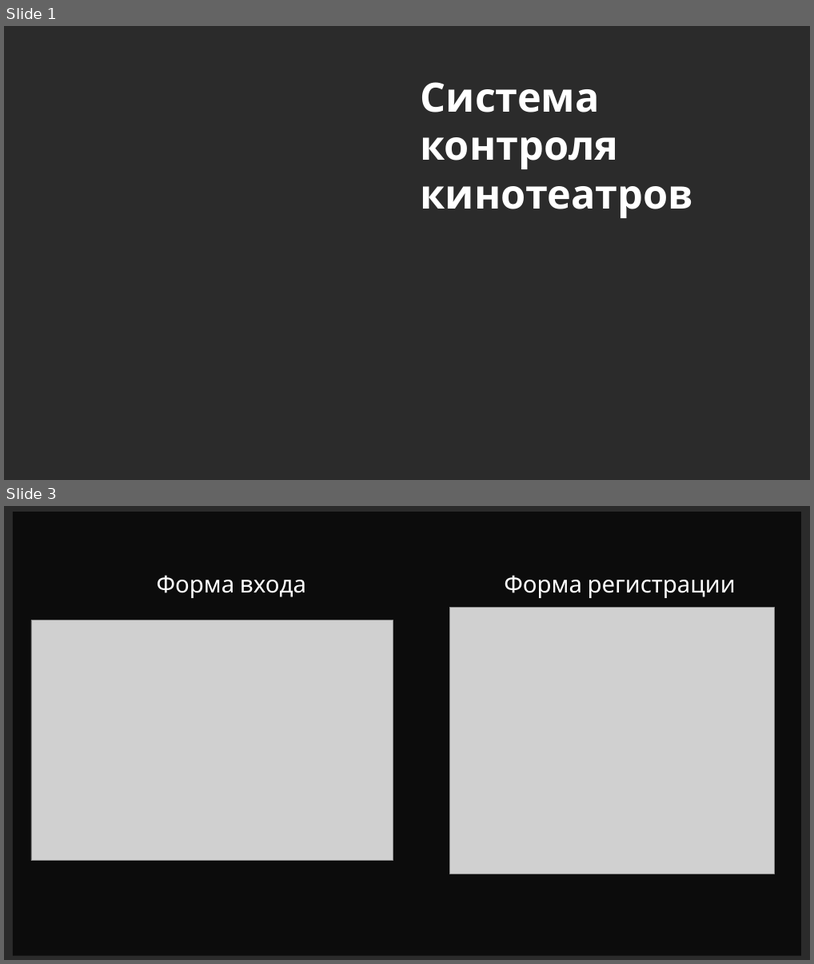
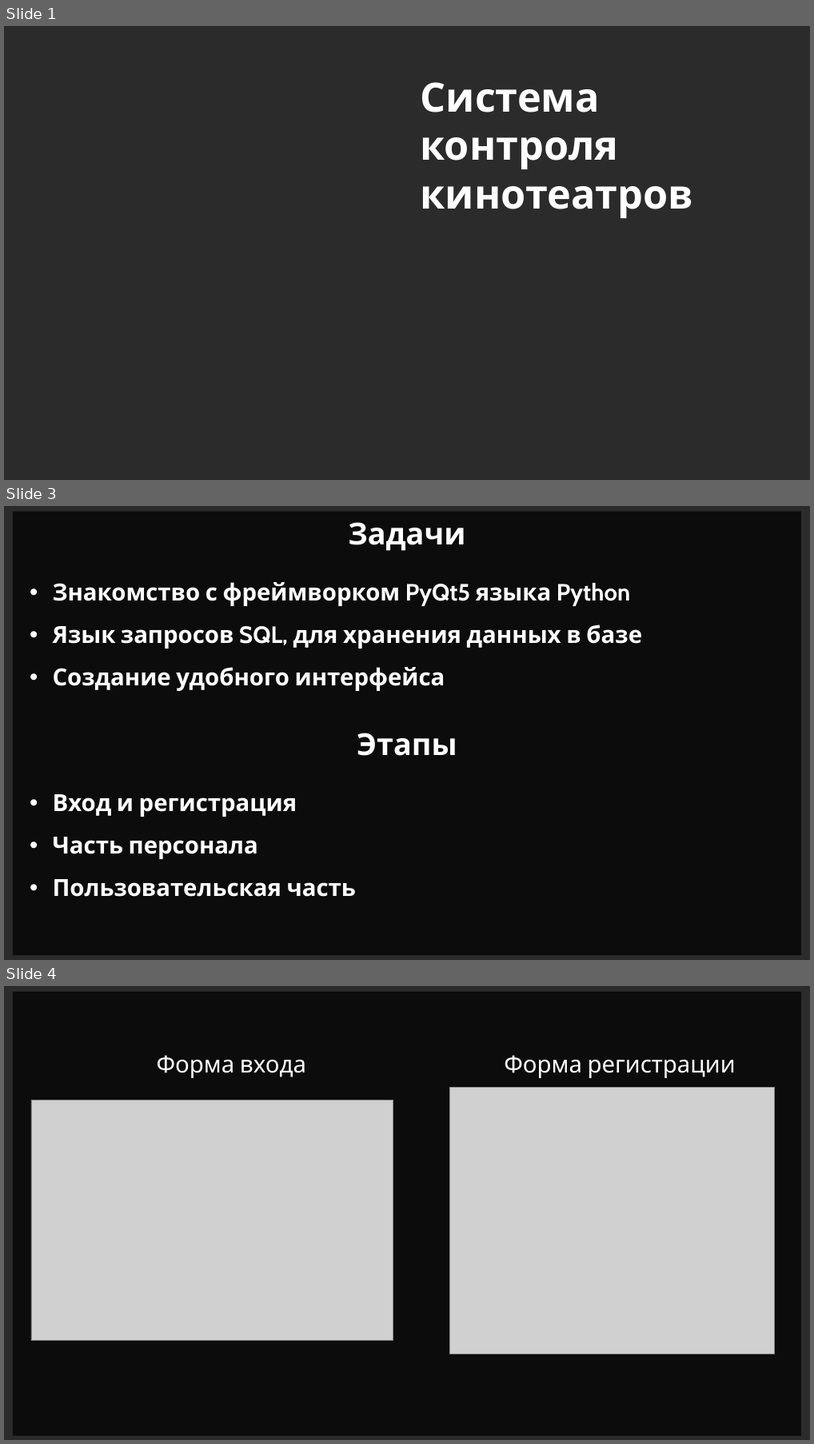
Before and after one commit to fivan999/cinema-controlling-system, a slide deck: data/description_files/cinema-controlling-system.pptm. Shown one above the other, each under a label of ours: slides 1 and 3 before the commit, slides 1, 3 and 4 after it; the slides between them are not shown. The pictures are 814x964 and 814x1444 pixels, drawn with LibreOffice and Linux fonts; fonts in the diff are those of the drawing; grey boxes stand for pictures; background and template pictures are left out; a plain dark background stands for a picture behind light text. Boxes give left, top, right and bottom in pixels: in the first picture for what was removed or moved away, otherwise in the second. Text is boxed around its words. In the diff, an @@ line names an element or a change of style, - is before the commit and + after.

```diff
--- a/data/description_files/cinema-controlling-system.pptm
+++ b/data/description_files/cinema-controlling-system.pptm
@@ slide 3 added at <box>4,506,810,960</box>, background picture (left out) @@
@@ rectangle added at <box>13,512,802,955</box>, fill #000000 at 70% opacity @@
@@ text added at <box>348,522,466,551</box>, 36 pt, text #FFFFFF, bold @@
+Задачи
@@ text added at <box>53,582,642,691</box>, 28 pt, text #FFFFFF, bold @@
+• Знакомство с фреймворком PyQt5 языка Python
+• Язык запросов SQL, для хранения данных в базе
+• Создание удобного интерфейса
@@ text added at <box>357,732,458,756</box>, 36 pt, text #FFFFFF, bold @@
+Этапы
@@ text added at <box>53,794,356,896</box>, 28 pt, text #FFFFFF, bold @@
+• Вход и регистрация
+• Часть персонала
+• Пользовательская часть
@@ what was slide 3 is now slide 4 @@
```
Also in this commit, not shown: 5 slides changed, 18 other files.
